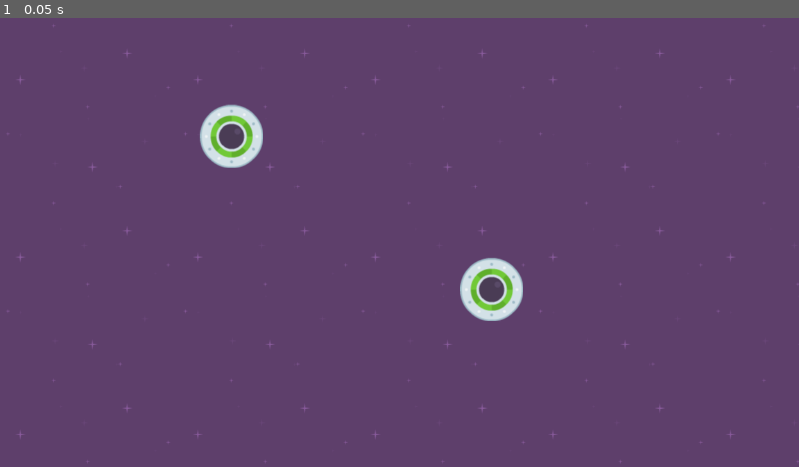
Above: before the commit, frame 1.
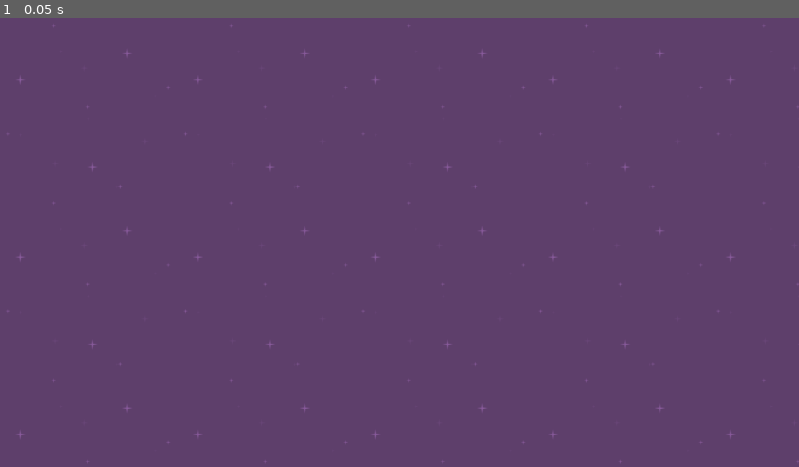
Above: after the commit, the same moment.

Repository: ty-n-42/Speedy-Saucer
Game: Godot game, scene res://levels/level_1.tscn
The game is run twice, just before and just after one commit, with the same random seed, the same clock (stepped at 60 frames per second) and the same inputs.
Inputs:
- Up to frame 1 (0.05 s): no input

The runs differ from the first frame. In frame 1, 1.5% of the frame differs, in the area x 25-66%, y 19-68%.

Commit message:
Revert "Created 2 instances the player scene in the level1 scene"
This reverts commit 3e8b03d77209ba811507d274ffcf4e88ea1187de.

Diff:
--- a/levels/level_1.tscn
+++ b/levels/level_1.tscn
@@ -1,7 +1,6 @@
-[gd_scene load_steps=3 format=3 uid="uid://b1avlf1wbdl2s"]
+[gd_scene load_steps=2 format=3 uid="uid://b1avlf1wbdl2s"]
 
 [ext_resource type="Texture2D" uid="uid://f4mycljo73c0" path="res://assets/purple.png" id="1_midwt"]
-[ext_resource type="PackedScene" uid="uid://c5ywdl3g1mr3n" path="res://levels/player.tscn" id="2_rkx4e"]
 
 [node name="Level1" type="Node2D"]
 
@@ -10,9 +9,3 @@
 offset_bottom = 648.0
 texture = ExtResource("1_midwt")
 stretch_mode = 1
-
-[node name="Player" parent="." instance=ExtResource("2_rkx4e")]
-position = Vector2(334, 171)
-
-[node name="Player2" parent="." instance=ExtResource("2_rkx4e")]
-position = Vector2(709, 392)
